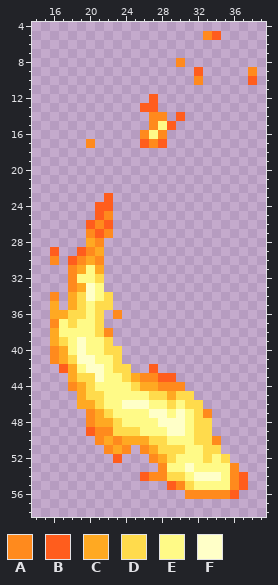
File history of a pixel-art sprite, src/main/resources/assets/dacxirons/textures/entities/eldritch_slash/flame_strike_2.png. The picture above was drawn from the file before the commit.
The file is 64x64 pixels. Shown: x 14..39, y 4..58.
Palette (. is transparent): A #ff8a1d  B #ff5d1d  C #ffa922  D #ffdb4c  E #fffa87  F #ffffc8
And afterwards:
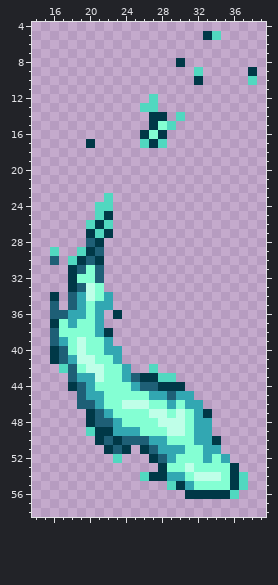
Change:
Colour A changes from #ff8a1d to #003847.
Colour B changes from #ff5d1d to #51d8c0.
Colour C changes from #ffa922 to #1e5f76.
Colour D changes from #ffdb4c to #32a7b2.
Colour E changes from #fffa87 to #84ffd3.
Colour F changes from #ffffc8 to #bfffe8.
Colour A gives way to colour C in row 30 at x 16.
Colour D gives way to colour C in row 32 at x 21.
Colour D gives way to colour E in row 42 at x 23.
Pixel boxes of the changes (left, top, right, bottom) in both pictures:
changed: (140, 31, 221, 148)
changed: (248, 67, 257, 85)
changed: (86, 139, 95, 148)
changed: (50, 193, 248, 499)
